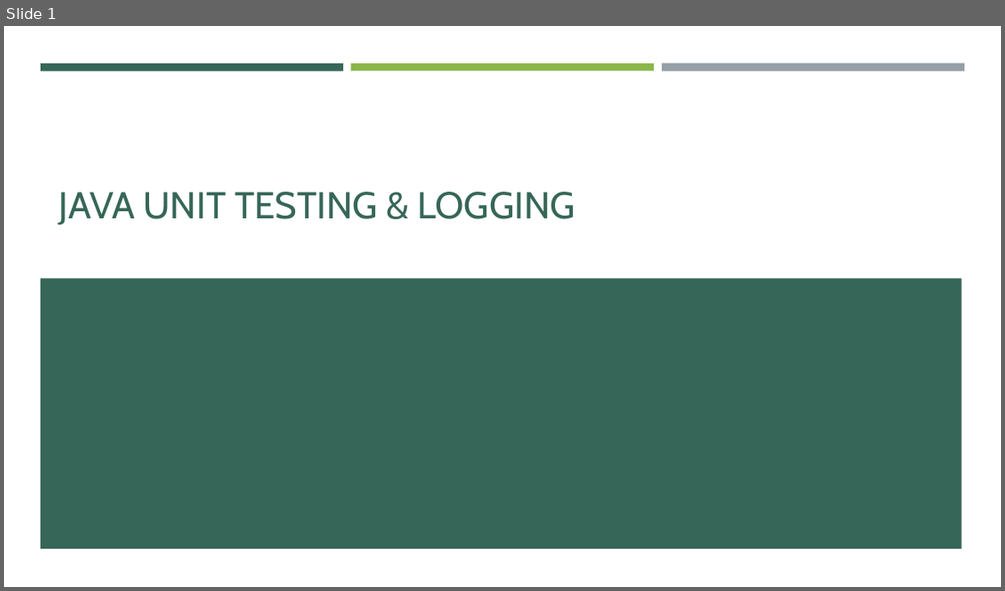
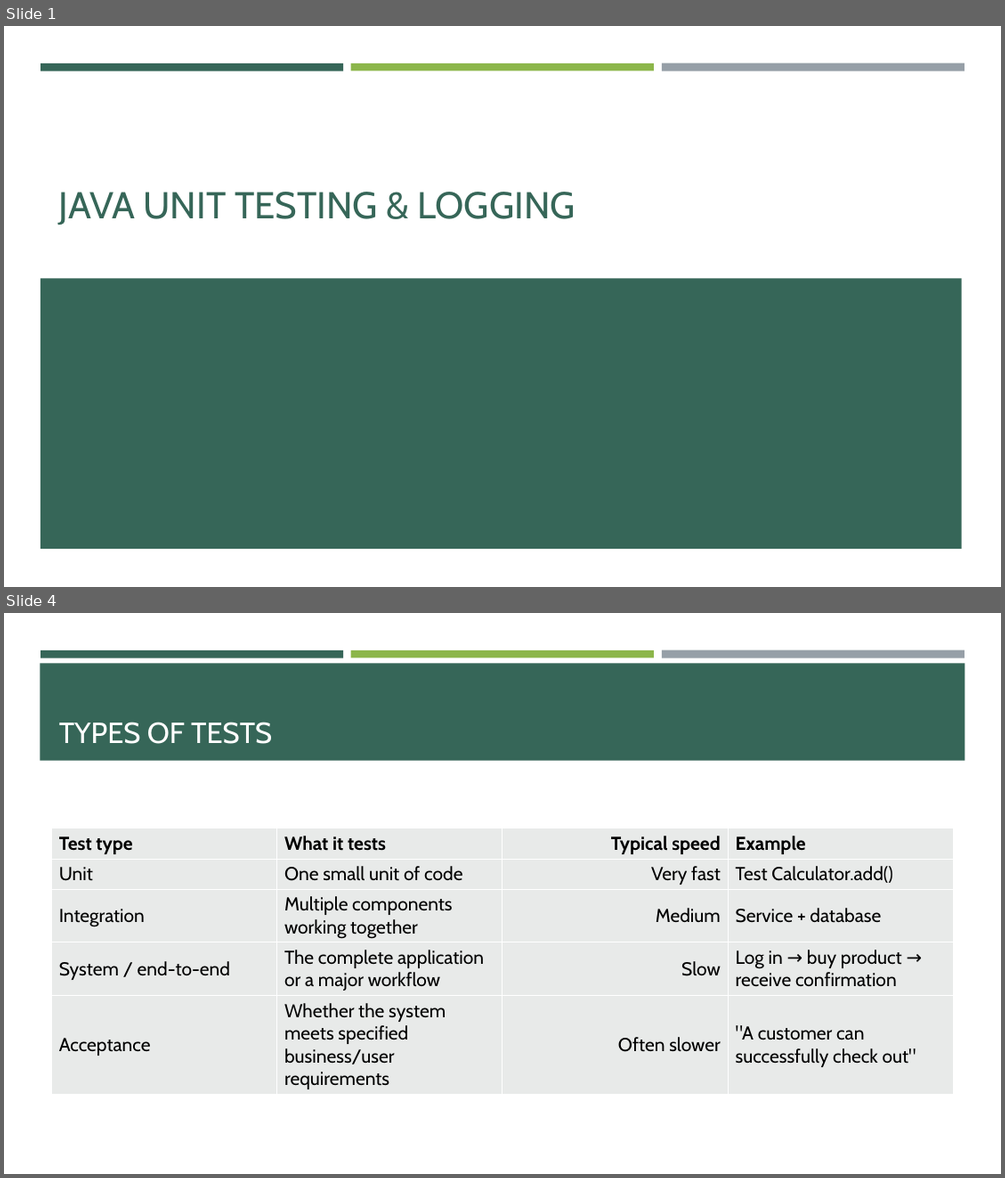
Before and after one commit to e-m-wilson/java-fs, a slide deck: Week_4/Unit_Testing_&_Logging.pptx. Shown one above the other, each under a label of ours: slide 1 before the commit, slides 1 and 4 after it; the slides between them are not shown. The pictures are 1005x591 and 1005x1178 pixels, drawn with LibreOffice and Linux fonts; fonts in the diff are those of the drawing. Boxes give left, top, right and bottom in pixels: in the first picture for what was removed or moved away, otherwise in the second. Text is boxed around its words. In the diff, an @@ line names an element or a change of style, - is before the commit and + after.

```diff
--- a/Week_4/Unit_Testing_&_Logging.pptx
+++ b/Week_4/Unit_Testing_&_Logging.pptx
@@ slide 4 added at [4, 613, 1001, 1174], background #FFFFFF; not listed: 3 template elements that a slide beside it also shows @@
@@ rectangle added at [40, 663, 965, 761], fill #366658 @@
@@ title added at [59, 722, 272, 744], 28 pt, text #FFFFFF @@
+TYPES OF TESTS
@@ table added at [52, 828, 955, 1093], 5 rows, 4 columns @@
+Test type | What it tests | Typical speed | Example
+Unit | One small unit of code | Very fast | Test Calculator.add()
+Integration | Multiple components working together | Medium | Service + database
+System / end-to-end | The complete application or a major workflow | Slow | Log in → buy product → receive confirmation
+Acceptance | Whether the system meets specified business/user requirements | Often slower | "A customer can successfully check out"
```
Also in this commit, not shown: 1 slide changed, 12 other slides added, 10 other files.
